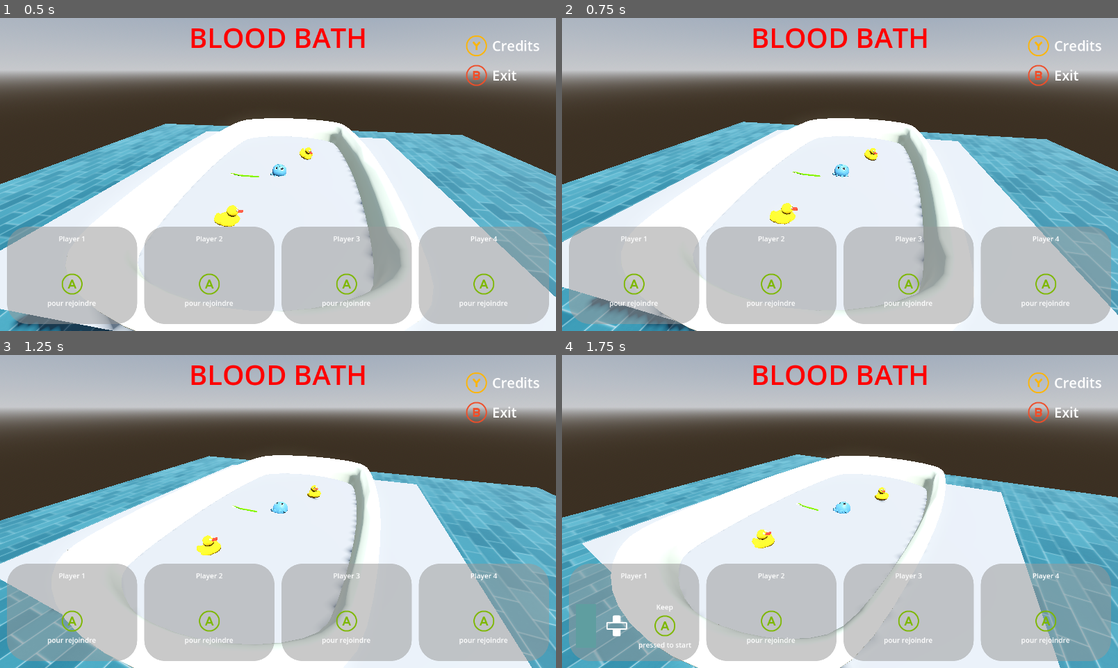
Above: before the commit, frames 1-4 (two rows, left to right).
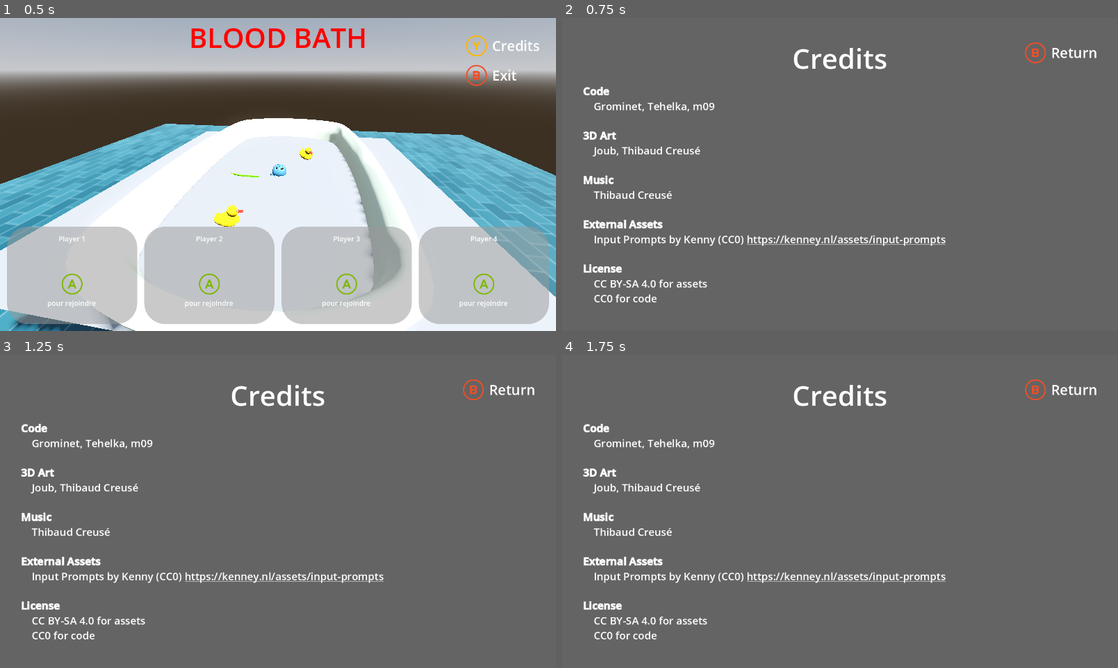
Above: after the commit, the same moments.

Repository: Gr0minet/ggj2025
Game: Godot game, scene res://scenes/test_all.tscn
The game is run twice, just before and just after one commit, with the same random seed, the same clock (stepped at 60 frames per second) and the same inputs.
Inputs:
- Up to frame 1 (0.5 s): no input
- Up to frame 2 (0.75 s): hold I (change_color_up) from 0.53 s (still down); hold C (show_credits, bound only after the commit) from 0.53 s (still down)
- Up to frame 3 (1.25 s): keep holding I (change_color_up); keep holding C (show_credits, bound only after the commit)
- Up to frame 4 (1.75 s): release I (change_color_up) at 1.28 s; release C (show_credits, bound only after the commit) at 1.28 s; hold O (change_color_down) from 1.28 s (still down); tap J (join_game) at 1.35 s; tap C (show_credits, bound only after the commit) at 1.55 s

Frame 1 is identical in both runs. In frame 2, 97% of the frame differs, in the area x 0-100%, y 0-100%; in frame 3, 97%; in frame 4, 97%.

Commit message:
Add first version of credits
Signed-off-by: m09 <142691+m09@users.noreply.github.com>

Diff:
--- /dev/null
+++ b/godot/menu/credits.gd
@@ -0,0 +1,12 @@
+extends PanelContainer
+
+
+# Called when the node enters the scene tree for the first time.
+func _ready() -> void:
+	pass # Replace with function body.
+
+
+# Called every frame. 'delta' is the elapsed time since the previous frame.
+func _unhandled_input(event: InputEvent) -> void:
+	if event.is_action_released("exit"):
+		queue_free()
--- /dev/null
+++ b/godot/menu/credits.tscn
@@ -0,0 +1,76 @@
+[gd_scene load_steps=5 format=3 uid="uid://bb6rnwye04xbh"]
+
+[ext_resource type="Script" path="res://menu/credits.gd" id="1_0glh3"]
+[ext_resource type="Texture2D" uid="uid://ulhgphjey7qq" path="res://assets/xbox_button_color_b_outline.png" id="1_j6bgo"]
+[ext_resource type="Script" path="res://menu/credits_text.gd" id="1_qo0p8"]
+
+[sub_resource type="StyleBoxFlat" id="StyleBoxFlat_skbrv"]
+bg_color = Color(0.393086, 0.393086, 0.393085, 1)
+
+[node name="Credits" type="PanelContainer"]
+anchors_preset = 15
+anchor_right = 1.0
+anchor_bottom = 1.0
+grow_horizontal = 2
+grow_vertical = 2
+theme_override_styles/panel = SubResource("StyleBoxFlat_skbrv")
+script = ExtResource("1_0glh3")
+
+[node name="MarginContainer" type="MarginContainer" parent="."]
+layout_mode = 2
+theme_override_constants/margin_left = 48
+theme_override_constants/margin_top = 48
+theme_override_constants/margin_right = 48
+theme_override_constants/margin_bottom = 48
+
+[node name="VBoxContainer" type="VBoxContainer" parent="MarginContainer"]
+layout_mode = 2
+
+[node name="Title" type="RichTextLabel" parent="MarginContainer/VBoxContainer"]
+custom_minimum_size = Vector2(0, 100)
+layout_mode = 2
+theme_override_font_sizes/bold_italics_font_size = 64
+theme_override_font_sizes/italics_font_size = 64
+theme_override_font_sizes/mono_font_size = 64
+theme_override_font_sizes/normal_font_size = 64
+theme_override_font_sizes/bold_font_size = 64
+bbcode_enabled = true
+text = "[center]Credits[/center]"
+
+[node name="CreditsText" type="RichTextLabel" parent="MarginContainer/VBoxContainer"]
+layout_mode = 2
+size_flags_vertical = 3
+theme_override_font_sizes/bold_italics_font_size = 24
+theme_override_font_sizes/normal_font_size = 24
+theme_override_font_sizes/bold_font_size = 24
+bbcode_enabled = true
+text = "[b]Code[/b]
+    [url=https://github.com/Gr0minet]Grominet[/url], [url=https://github.com/tehelka-gamedev]Tehelka[/url], [url=https://github.com/m09]m09[/url]
+
+[b]3D Art[/b]
+    Joub, Thibaud Creusé
+
+[b]Music[/b]
+    Thibaud Creusé
+
+[b]External Assets[/b]
+    Input Prompts by Kenny (CC0) [url]https://kenney.nl/assets/input-prompts[/url]
+
+[b]License[/b]
+    CC BY-SA 4.0 for assets
+    CC0 for code"
+script = ExtResource("1_qo0p8")
+
+[node name="HBoxContainer" type="HBoxContainer" parent="MarginContainer"]
+layout_mode = 2
+size_flags_horizontal = 8
+size_flags_vertical = 0
+
+[node name="TextureRect" type="TextureRect" parent="MarginContainer/HBoxContainer"]
+layout_mode = 2
+texture = ExtResource("1_j6bgo")
+
+[node name="ReturnLabel" type="Label" parent="MarginContainer/HBoxContainer"]
+layout_mode = 2
+theme_override_font_sizes/font_size = 32
+text = "Return"
--- /dev/null
+++ b/godot/menu/credits_text.gd
@@ -0,0 +1,10 @@
+extends RichTextLabel
+
+
+func _ready():
+	if OS.get_name() != "HTML5":
+		meta_clicked.connect(_on_meta_clicked)
+
+
+func _on_meta_clicked(meta: Variant) -> void:
+	OS.shell_open(meta)
--- a/godot/menu/menu.gd
+++ b/godot/menu/menu.gd
@@ -22,3 +22,8 @@
 			players.append(child.player)
 			child.enter_launched_state()
 	request_game_start.emit(players)
+
+
+func _unhandled_input(event: InputEvent) -> void:
+	if event.is_action_pressed("show_credits"):
+		$Credits.show()
--- a/godot/menu/menu.tscn
+++ b/godot/menu/menu.tscn
@@ -1,9 +1,10 @@
-[gd_scene load_steps=5 format=3 uid="uid://bpiqhe2x4htta"]
+[gd_scene load_steps=6 format=3 uid="uid://bpiqhe2x4htta"]
 
 [ext_resource type="Script" path="res://menu/menu.gd" id="1_xshr6"]
 [ext_resource type="PackedScene" uid="uid://c5umynsbl4k7j" path="res://menu/player_join.tscn" id="2_67jmx"]
 [ext_resource type="Texture2D" uid="uid://diat305kkvrd0" path="res://assets/xbox_button_color_y_outline.png" id="3_qqugk"]
 [ext_resource type="Texture2D" uid="uid://ulhgphjey7qq" path="res://assets/xbox_button_color_b_outline.png" id="4_xihb2"]
+[ext_resource type="PackedScene" uid="uid://bb6rnwye04xbh" path="res://menu/credits.tscn" id="5_bcvg8"]
 
 [node name="Menu" type="Control" node_paths=PackedStringArray("player_join_parent")]
 layout_mode = 3
@@ -97,3 +98,7 @@
 layout_mode = 2
 theme_override_font_sizes/font_size = 32
 text = "Exit"
+
+[node name="Credits" parent="." instance=ExtResource("5_bcvg8")]
+visible = false
+layout_mode = 1
--- a/godot/menu/player_join.gd
+++ b/godot/menu/player_join.gd
@@ -35,7 +35,6 @@
 	current_color_index = player_id
 	label.text = "Player " + str(player_id + 1)
 	enter_waiting_state()
-
 
 
 func progress_bar_reset() -> void:
--- a/godot/project.godot
+++ b/godot/project.godot
@@ -88,6 +88,7 @@
 exit={
 "deadzone": 0.5,
 "events": [Object(InputEventKey,"resource_local_to_scene":false,"resource_name":"","device":-1,"window_id":0,"alt_press …(195 unchanged characters)…
+, Object(InputEventJoypadButton,"resource_local_to_scene":false,"resource_name":"","device":-1,"button_index":1,"pressure":0.0,"pressed":false,"script":null)
 ]
 }
 join_game={
@@ -108,6 +109,12 @@
 , Object(InputEventKey,"resource_local_to_scene":false,"resource_name":"","device":-1,"window_id":0,"alt_pressed":false …(183 unchanged characters)…
 ]
 }
+show_credits={
+"deadzone": 0.5,
+"events": [Object(InputEventJoypadButton,"resource_local_to_scene":false,"resource_name":"","device":-1,"button_index":3,"pressure":0.0,"pressed":false,"script":null)
+, Object(InputEventKey,"resource_local_to_scene":false,"resource_name":"","device":-1,"window_id":0,"alt_pressed":false,"shift_pressed":false,"ctrl_pressed":false,"meta_pressed":false,"pressed":false,"keycode":0,"physical_keycode":67,"key_label":0,"unicode":99,"location":0,"echo":false,"script":null)
+]
+}
 
 [layer_names]
 
